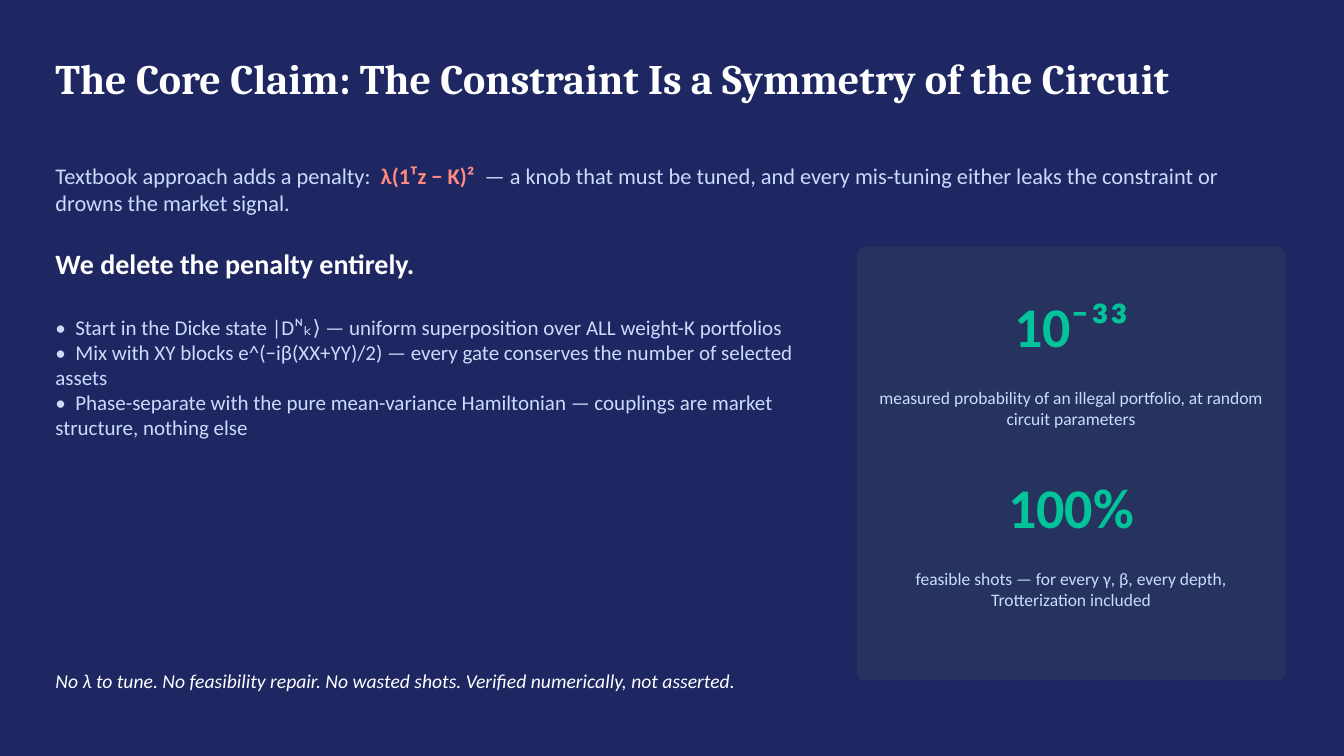
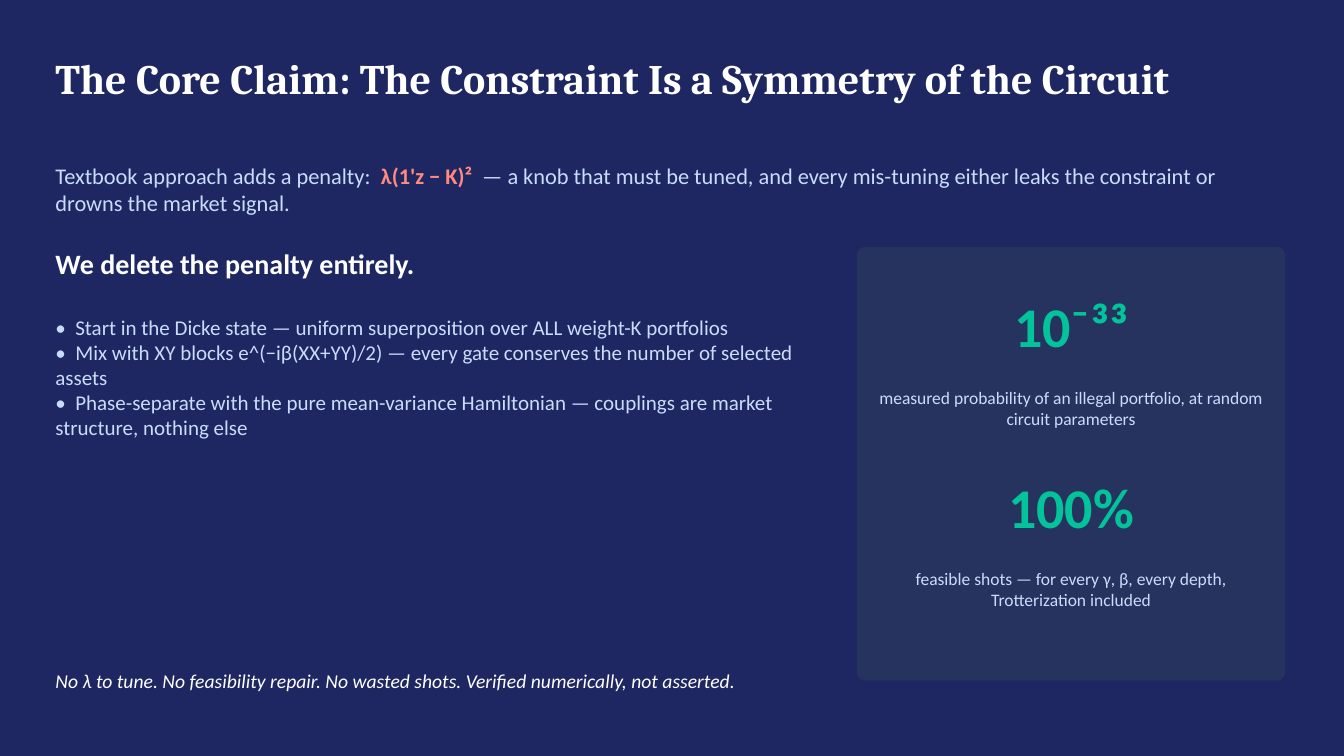
Before and after one commit to hastikacheddy/wiser-vanguard-quantum, a slide deck: slide 4 of presentation/WISER_Vanguard_OMEGA.pptx. Drawn at 1344x756 pixels with LibreOffice and Linux fonts; fonts in the diff are those of the drawing. Boxes give left, top, right and bottom in pixels: in the first picture for what was removed or moved away, otherwise in the second. Text is boxed around its words. In the diff, an @@ line names an element or a change of style, - is before the commit and + after.

```diff
--- a/presentation/WISER_Vanguard_OMEGA.pptx
+++ b/presentation/WISER_Vanguard_OMEGA.pptx
@@ text at box(55, 166, 1216, 215): text changed @@
-Textbook approach adds a penalty: λ(1ᵀz − K)² — a knob that must be tuned, and every mis-tuning either leaks the constraint or drowns the market signal.
+Textbook approach adds a penalty: λ(1'z − K)² — a knob that must be tuned, and every mis-tuning either leaks the constraint or drowns the market signal.
@@ text at box(55, 254, 792, 439): text changed @@
-We delete the penalty entirely.
-• Start in the Dicke state |Dᴺₖ⟩ — uniform superposition over ALL weight-K portfolios
-• Mix with XY blocks e^(−iβ(XX+YY)/2) — every gate conserves the number of selected assets
-• Phase-separate with the pure mean-variance Hamiltonian — couplings are market structure, nothing else
+We delete the penalty entirely.
+• Start in the Dicke state — uniform superposition over ALL weight-K portfolios
+• Mix with XY blocks e^(−iβ(XX+YY)/2) — every gate conserves the number of selected assets
+• Phase-separate with the pure mean-variance Hamiltonian — couplings are market structure, nothing else
```
Also in this commit, not shown: 5 other slides changed, 1 other file.
